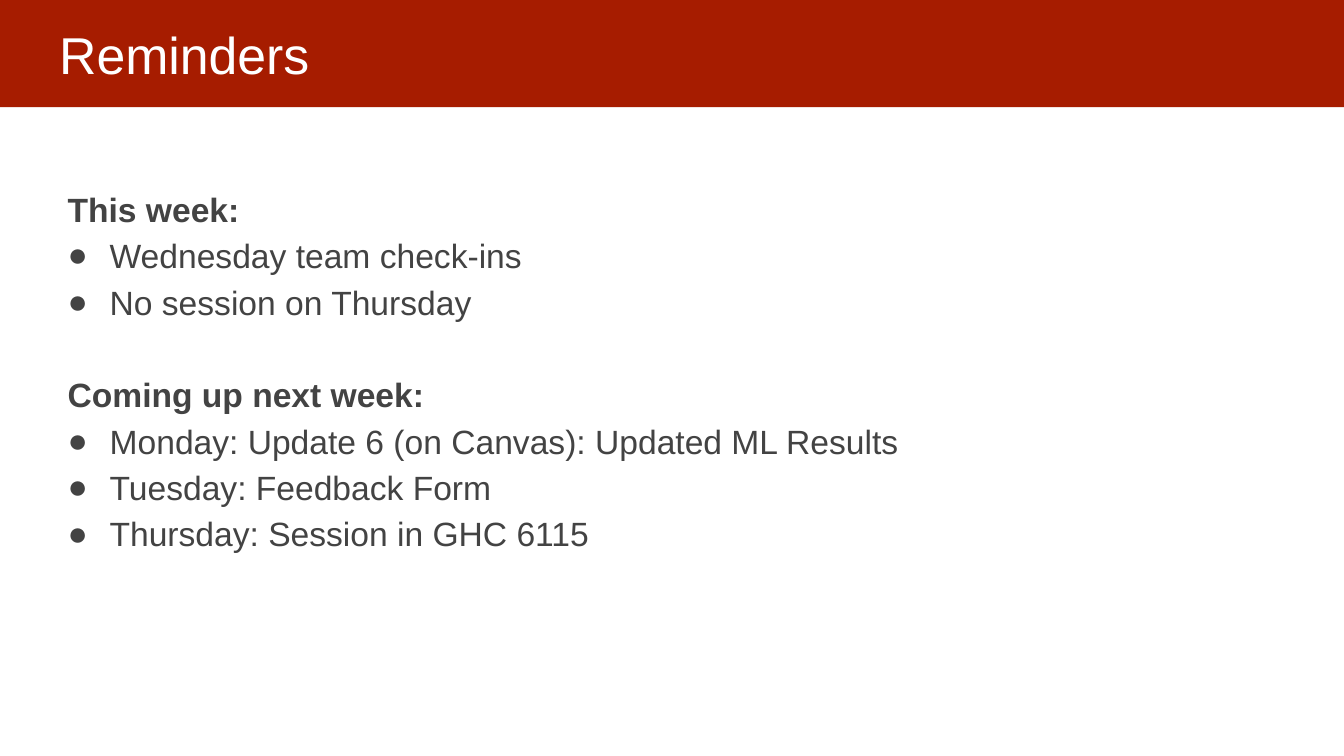
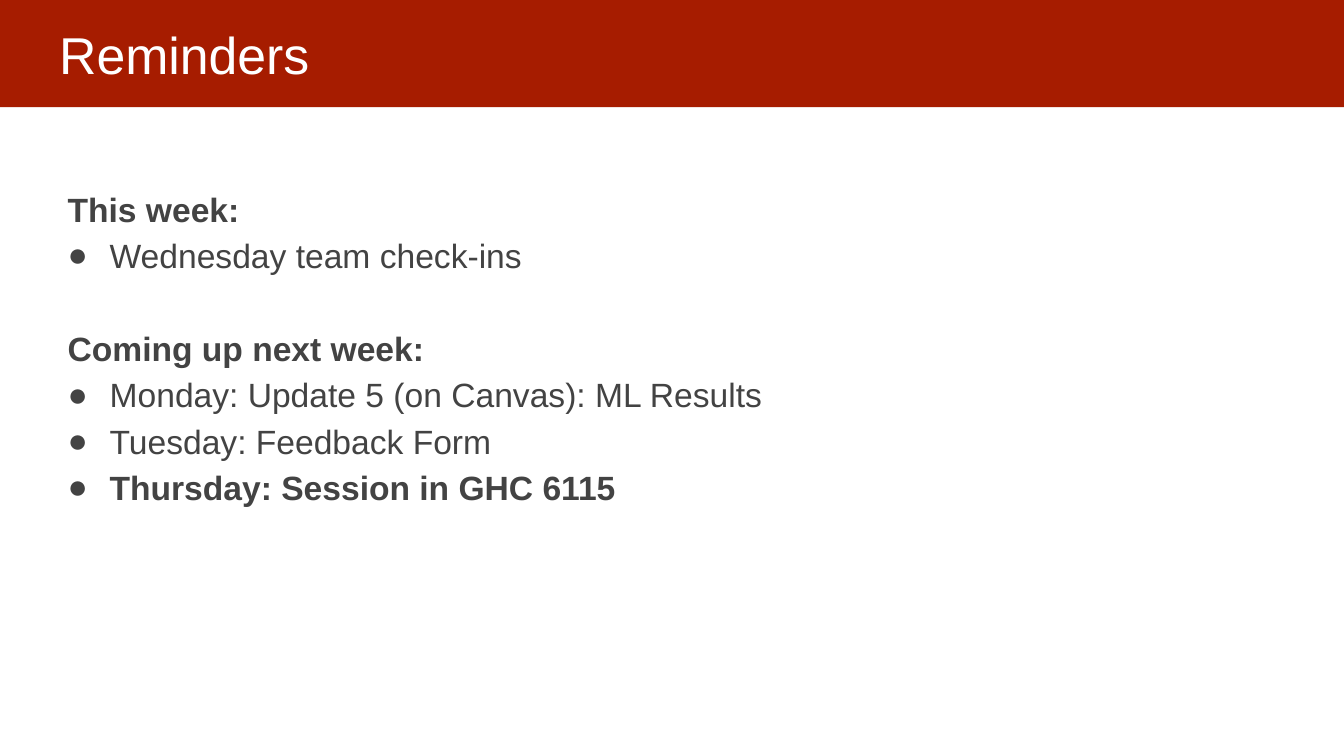
Before and after one commit to dssg/mlforpublicpolicylab, a slide deck: slide 2 of Lectures/15-ml-in-practice-and-model-selection-part-3.pptx. Drawn at 1344x756 pixels with LibreOffice and Linux fonts; fonts in the diff are those of the drawing. Boxes give left, top, right and bottom in pixels: in the first picture for what was removed or moved away, otherwise in the second. Text is boxed around its words. In the diff, an @@ line names an element or a change of style, - is before the commit and + after.

```diff
--- a/Lectures/15-ml-in-practice-and-model-selection-part-3.pptx
+++ b/Lectures/15-ml-in-practice-and-model-selection-part-3.pptx
@@ text at (x1=110, y1=290, x2=471, y2=322): paragraph removed @@
-● No session on Thursday
@@ text at (x1=110, y1=382, x2=762, y2=414): text changed @@
-● Monday: Update 6 (on Canvas): Updated ML Results
+● Monday: Update 5 (on Canvas): ML Results
@@ text at (x1=110, y1=475, x2=616, y2=507): bold on in "Thursday: Session in GHC 6115" @@
```
Also in this commit, not shown: 3 other slides changed, 1 slide removed, 2 other files.
